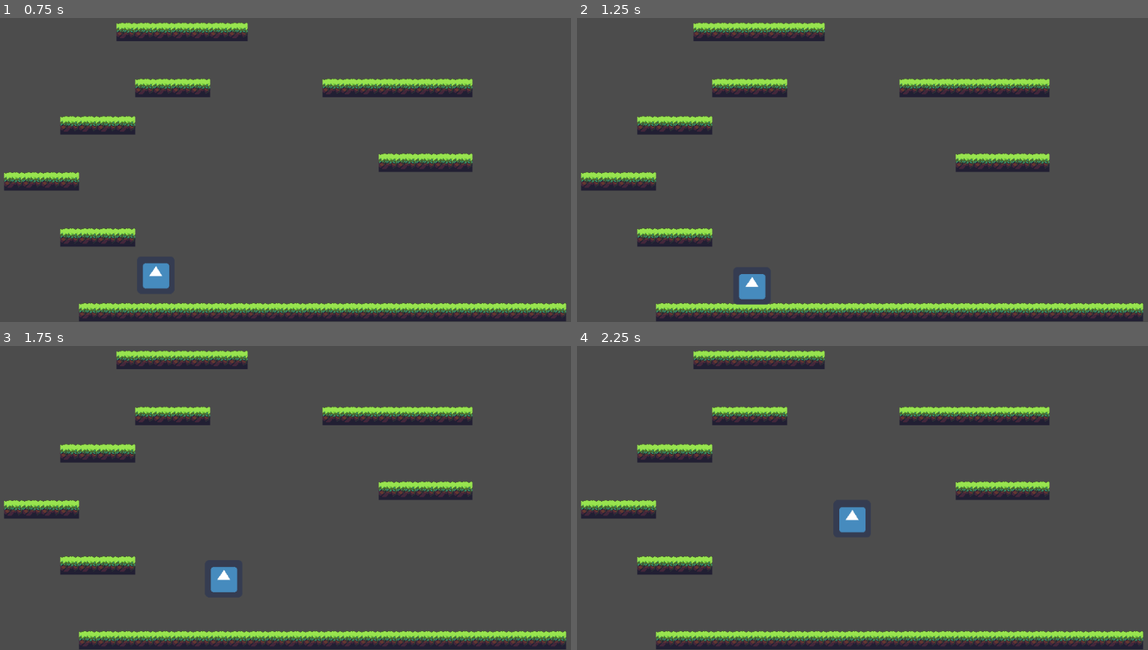
Above: before the commit, frames 1-4 (two rows, left to right).
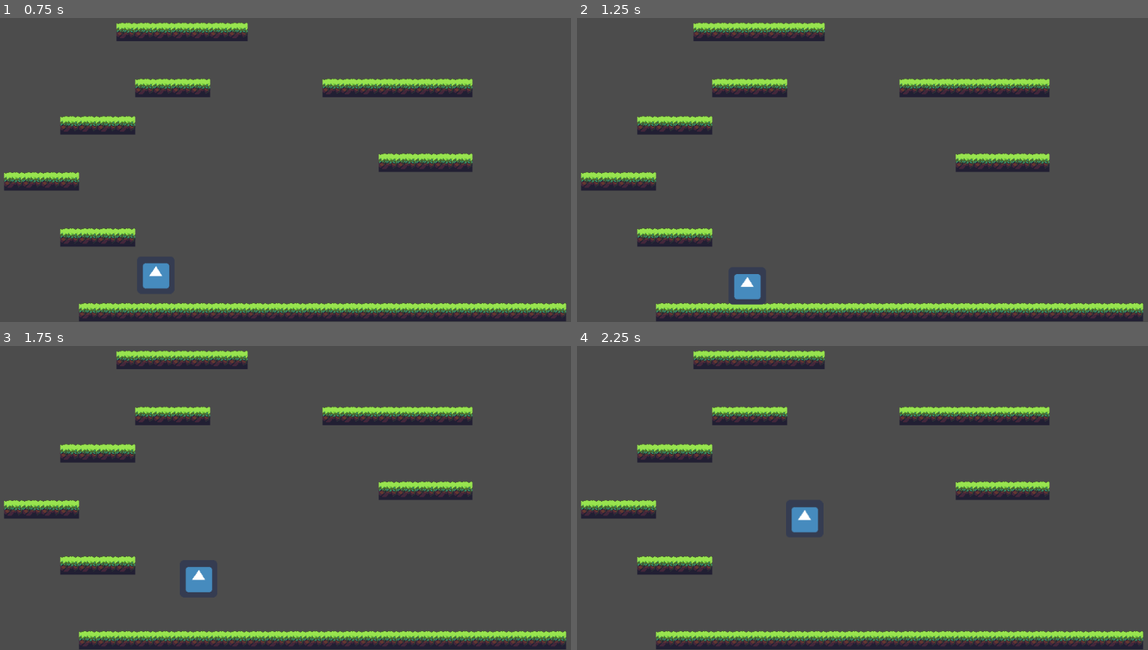
Above: after the commit, the same moments.

Repository: digitaltdesignlyngby/GodotPlatformer
Game: Godot game, scene res://Level1.tscn
Same seed, same stepped clock (60 frames per second), same inputs: the game is played once before the commit and once after it. The engine's default icon, where the game draws it, is replaced by a stand-in: a white triangle on a blue panel in a dark square.
Inputs:
- Up to frame 1 (0.75 s): hold Right (ui_right) from 0.53 s (still down)
- Up to frame 2 (1.25 s): keep holding Right (ui_right); tap Up (ui_up) at 0.77 s
- Up to frame 3 (1.75 s): keep holding Right (ui_right); tap Up (ui_up) at 1.52 s
- Up to frame 4 (2.25 s): release Right (ui_right) at 2.03 s; hold Left (ui_left) from 2.03 s (still down)

Frame 1 is identical in both runs. In frame 2, 0.2% of the frame differs, in the area x 26-34%, y 84-95%; in frame 3, 0.8%; in frame 4, 0.8%, in the area x 37-51%, y 52-62%.

Commit message:
Update PlayerScript.gd

Diff:
--- a/PlayerScript.gd
+++ b/PlayerScript.gd
@@ -28,7 +28,7 @@
 	velocity = move_and_slide(velocity, Vector2.UP)
 
 	if is_on_floor():
-		velocity.x*=0.95
+		velocity.x*=0.90
 
 	if position.y > 400:
 		position.y= -400
